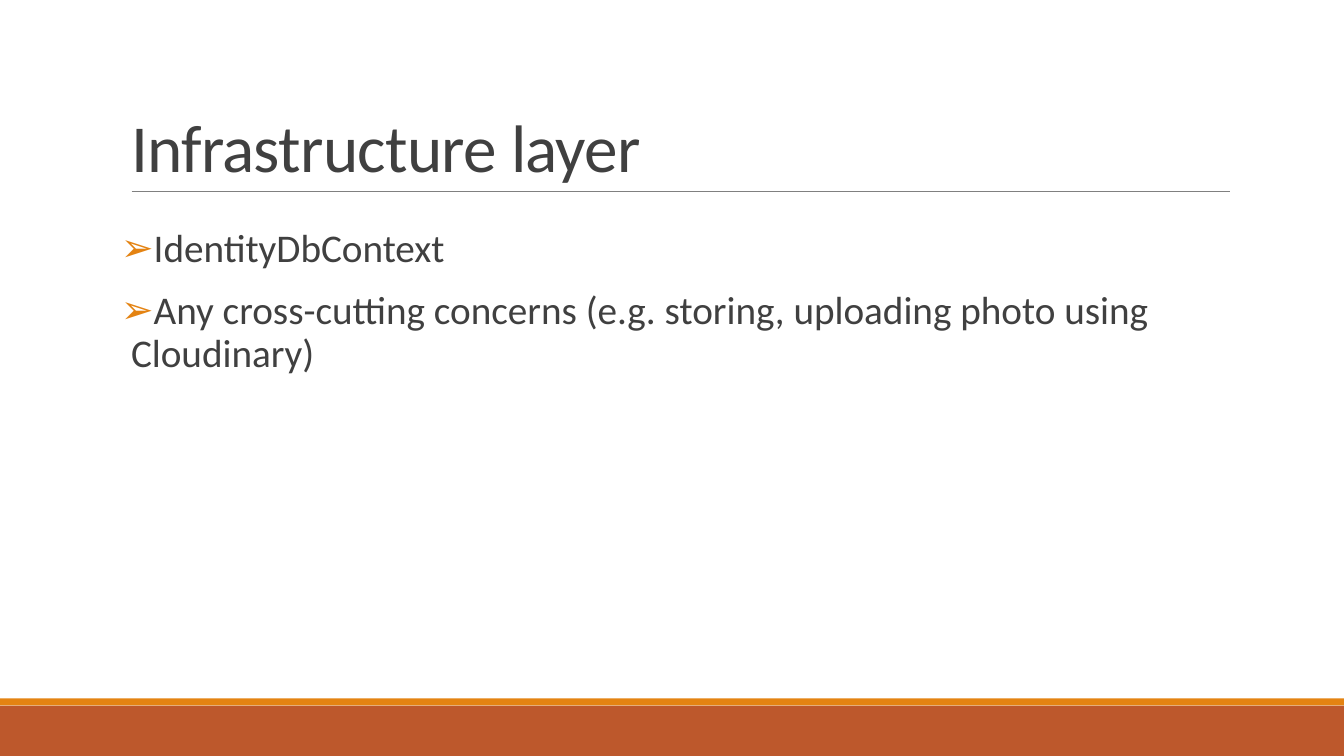
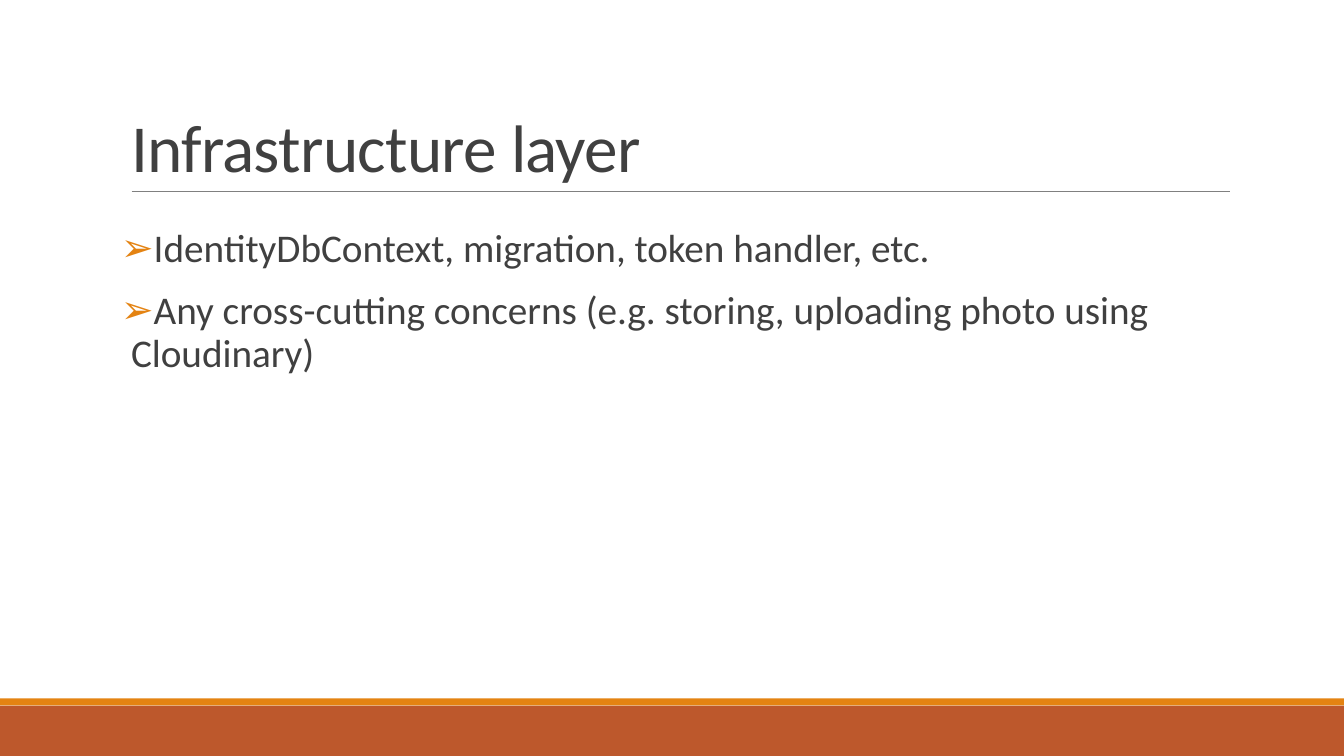
Before and after one commit to nguyentanphu/FlirtingApp, a slide deck: slide 28 of Introduction_to_clean_architecture.pptx (slide 27 before the commit). Drawn at 1344x756 pixels with LibreOffice and Linux fonts; fonts in the diff are those of the drawing. Boxes give left, top, right and bottom in pixels: in the first picture for what was removed or moved away, otherwise in the second. Text is boxed around its words. In the diff, an @@ line names an element or a change of style, - is before the commit and + after.

```diff
--- a/Introduction_to_clean_architecture.pptx
+++ b/Introduction_to_clean_architecture.pptx
@@ text at [154,234,929,269]: text changed @@
-➢ IdentityDbContext
+➢ IdentityDbContext, migration, token handler, etc.
```
Also in this commit, not shown: 3 other slides changed, 6 slides added, 2 slides removed.
